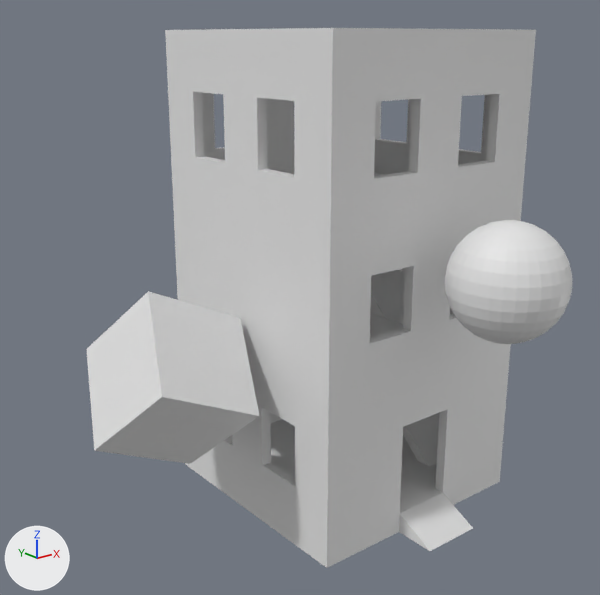
A saved change to the glTF model public/models/apartment.glb.
Before and after are seen from a camera (50 mm lens) standing at (-106.8, -119.9, 87.7) and looking at (-15.2, -5.4, 41.9). Arrows for +X, +Y and +Z are at lower left; the lights stay in place. The picture after the commit comes second. Vertices at exactly the same position are counted once.

Before the edit, the objects in view are built like this:
```python
me_cube_001 = bpy.data.meshes.new('Cube.001')
me_cube_001.from_pydata(...)  # 8 vertices, 12 faces; spans x -55.0..-25.0, y -14.4..14.4, z 13.0..47.0
me_cube_001.materials.append(mat_material_002)  # white #e7e7e7
me_cube_021 = bpy.data.meshes.new('Cube.021')
me_cube_021.from_pydata(...)  # 8 vertices, 12 faces; spans x -6.0..6.0, y -32.0..-24.0, z -2.0..2.0
me_sphere = bpy.data.meshes.new('Sphere')
me_sphere.from_pydata(...)  # a UV sphere (32 segments, 16 rings, poles along z) spanning x -10.0..10.0, y -50.0..-30.0, z 40.0..60.0
me_sphere.materials.append(mat_material_002)  # white #e7e7e7
ob_cube_001 = bpy.data.objects.new('Cube.001', me_cube_001)
ob_cube_001.location = (0.0, 0.0, 0.0)
ob_ramp = bpy.data.objects.new('ramp', me_cube_021)
ob_ramp.location = (0.0, 0.0, 0.0)
ob_sphere = bpy.data.objects.new('Sphere', me_sphere)
ob_sphere.location = (0.0, 0.0, 0.0)
# also in view: 'walls' at (0.0, 0.0, 43.5); 'stairway1' at (0.0, 0.0, 16.5)
```
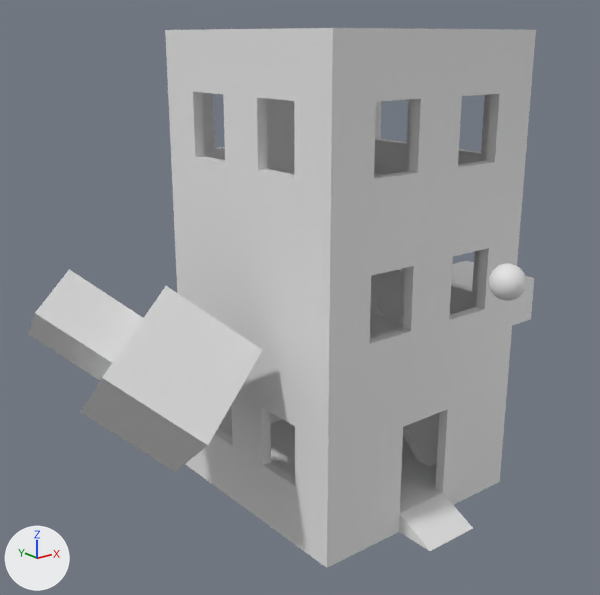
Pixel boxes (x1, y1, x2, y2) of what changed, in the pictures (600 x 595 px):
'Cube.001', reshaped (36% wider, 17% taller)
    before: (87, 291, 259, 464)
    after: (28, 269, 262, 472)
'Sphere', rescaled (70% narrower, 70% shorter)
    before: (445, 220, 572, 344)
    after: (489, 264, 527, 301)

What the commit changed:
Material 'Material.001' (mat_material_001) is new.
Its base color is (0.8, 0.8, 0.8) (white #e7e7e7).
me_sphere is used by ob_sphere; location (0.0, 0.0, 0.0).
me_sphere had 482 vertices, 960 faces and spanned x -10.0..10.0, y -50.0..-30.0, z 40.0..60.0.
me_sphere now has 482 vertices, 960 faces and spans x -3.0..3.0, y -43.0..-37.0, z 47.0..53.0.
me_sphere part 1: the whole mesh is scaled about its middle by 0.3.
me_cube_001 is used by ob_cube_001; location (0.0, 0.0, 0.0).
me_cube_001 had 8 vertices, 12 faces and spanned x -55.0..-25.0, y -14.4..14.4, z 13.0..47.0.
me_cube_001 no longer uses material mat_material_002 (white #e7e7e7).
me_cube_001 now has 16 vertices, 28 faces and spans x -59.8..-24.9, y -16.4..19.1, z 12.7..50.0.
me_cube_001 part 2: the whole mesh is rebuilt.
me_cube_001 gains material mat_material_001 (white #e7e7e7).
